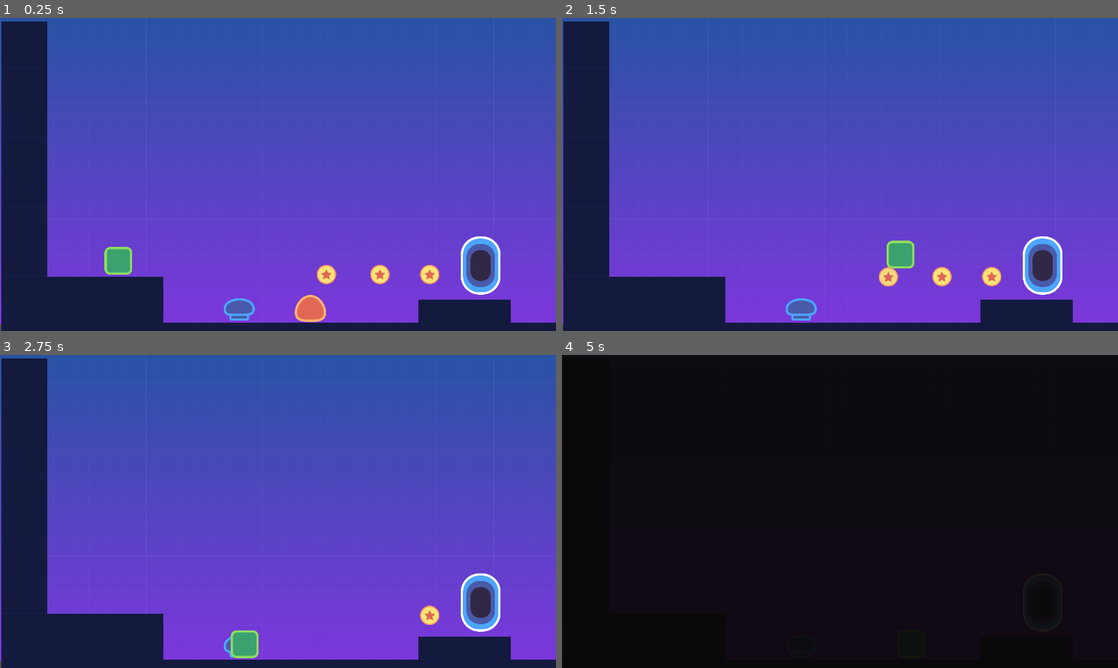
Above: before the commit, frames 1-4 (two rows, left to right).
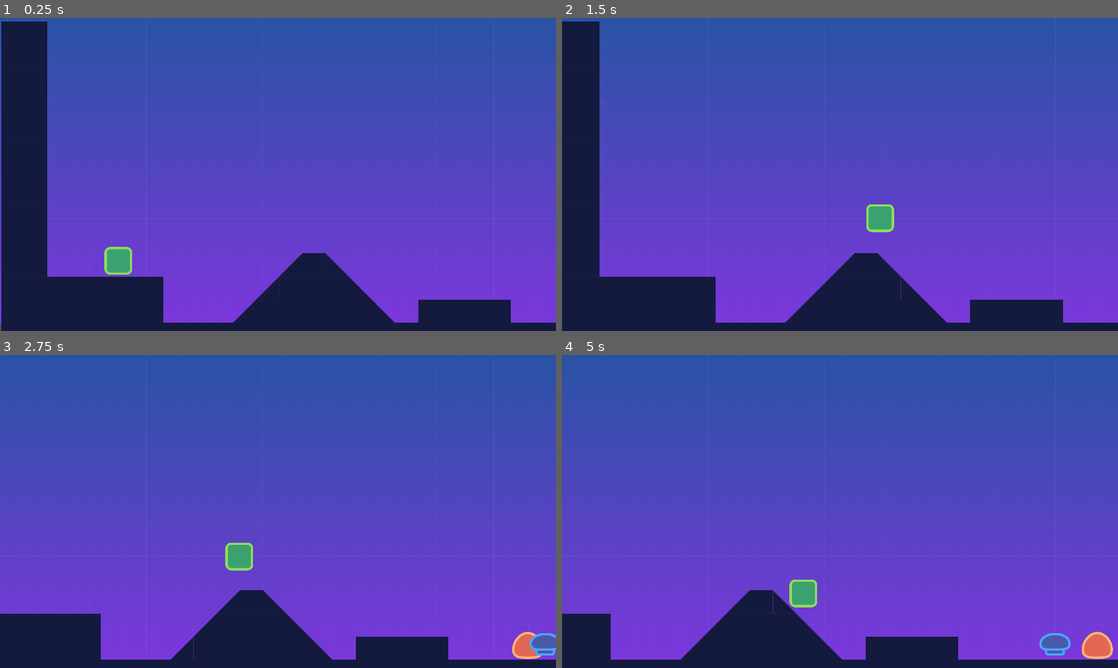
Above: after the commit, the same moments.

Repository: mustafa-mahmud/Platform
Game: Godot game, scene res://src/Level/LevelTemplate.tscn
Two runs of this game, one before a commit and one after it. Both use one fixed random seed, a clock stepped at 60 frames per second and the inputs below. This scene is started directly instead of the project's main scene.
Inputs:
- Up to frame 1 (0.25 s): no input
- Up to frame 2 (1.5 s): hold D (move_right) from 0.53 s (still down); tap W (jump) at 0.77 s
- Up to frame 3 (2.75 s): tap W (jump) at 1.52 s; release D (move_right) at 2.03 s; hold Left (move_left) from 2.03 s (still down)
- Up to frame 4 (5 s): release Left (move_left) at 2.78 s; hold D (move_right) 2.78-4.28 s; tap W (jump) at 3.02, 3.77, 4.52 s; hold Left (move_left) from 4.28 s (still down)

The runs differ from the first frame. In frame 1, 5.5% of the frame differs, in the area x 40-90%, y 69-98%; in frame 2, 8.4%; in frame 3, 16%; in frame 4, 100%, in the area x 0-100%, y 0-100%.

Commit message:
09.bonus-slope-tileset-in-inkscape.mp4

Diff:
--- a/assets/tileset.tres
+++ b/assets/tileset.tres
@@ -7,6 +7,18 @@
 
 [sub_resource type="ConvexPolygonShape2D" id=2]
 points = PoolVector2Array( 0, 0, 80, 0, 80, 80, 0, 80 )
+
+[sub_resource type="ConvexPolygonShape2D" id=3]
+points = PoolVector2Array( 0, 80, 0, 80, 80, 0, 80, 80 )
+
+[sub_resource type="ConvexPolygonShape2D" id=4]
+points = PoolVector2Array( 0, 80, 0, 80, 80, 0, 80, 80 )
+
+[sub_resource type="ConvexPolygonShape2D" id=5]
+points = PoolVector2Array( 0, 80, 80, 40, 80, 80 )
+
+[sub_resource type="ConvexPolygonShape2D" id=6]
+points = PoolVector2Array( 0, 40, 0, 40, 80, 0, 80, 80, 0, 80 )
 
 [resource]
 0/name = "tileset.png 0"
@@ -51,3 +63,114 @@
 "shape_transform": Transform2D( 1, 0, 0, 1, 0, 0 )
 } ]
 1/z_index = 0
+2/name = "tileset.png 2"
+2/texture = ExtResource( 1 )
+2/tex_offset = Vector2( 0, 0 )
+2/modulate = Color( 1, 1, 1, 1 )
+2/region = Rect2( 0, 80, 80, 80 )
+2/tile_mode = 0
+2/occluder_offset = Vector2( 0, 0 )
+2/navigation_offset = Vector2( 0, 0 )
+2/shape_offset = Vector2( 0, 0 )
+2/shape_transform = Transform2D( 1, 0, 0, 1, 0, 0 )
+2/shape = SubResource( 3 )
+2/shape_one_way = false
+2/shape_one_way_margin = 1.0
+2/shapes = [ {
+"autotile_coord": Vector2( 0, 0 ),
+"one_way": false,
+"one_way_margin": 1.0,
+"shape": SubResource( 3 ),
+"shape_transform": Transform2D( 1, 0, 0, 1, 0, 0 )
+}, {
+"autotile_coord": Vector2( 0, 0 ),
+"one_way": false,
+"one_way_margin": 1.0,
+"shape": SubResource( 4 ),
+"shape_transform": Transform2D( 1, 0, 0, 1, 0, 0 )
+} ]
+2/z_index = 0
+3/name = "tileset.png 3"
+3/texture = ExtResource( 1 )
+3/tex_offset = Vector2( 0, 0 )
+3/modulate = Color( 1, 1, 1, 1 )
+3/region = Rect2( 0, 160, 80, 80 )
+3/tile_mode = 0
+3/occluder_offset = Vector2( 0, 0 )
+3/navigation_offset = Vector2( 0, 0 )
+3/shape_offset = Vector2( 0, 0 )
+3/shape_transform = Transform2D( 1, 0, 0, 1, 0, 0 )
+3/shape = SubResource( 5 )
+3/shape_one_way = false
+3/shape_one_way_margin = 1.0
+3/shapes = [ {
+"autotile_coord": Vector2( 0, 0 ),
+"one_way": false,
+"one_way_margin": 1.0,
+"shape": SubResource( 5 ),
+"shape_transform": Transform2D( 1, 0, 0, 1, 0, 0 )
+} ]
+3/z_index = 0
+4/name = "tileset.png 4"
+4/texture = ExtResource( 1 )
+4/tex_offset = Vector2( 0, 0 )
+4/modulate = Color( 1, 1, 1, 1 )
+4/region = Rect2( 80, 160, 80, 80 )
+4/tile_mode = 0
+4/occluder_offset = Vector2( 0, 0 )
+4/navigation_offset = Vector2( 0, 0 )
+4/shape_offset = Vector2( 0, 0 )
+4/shape_transform = Transform2D( 1, 0, 0, 1, 0, 0 )
+4/shape = SubResource( 6 )
+4/shape_one_way = false
+4/shape_one_way_margin = 1.0
+4/shapes = [ {
+"autotile_coord": Vector2( 0, 0 ),
+"one_way": false,
+"one_way_margin": 1.0,
+"shape": SubResource( 6 ),
+"shape_transform": Transform2D( 1, 0, 0, 1, 0, 0 )
+} ]
+4/z_index = 0
+5/name = "tileset.png 5"
+5/texture = ExtResource( 1 )
+5/tex_offset = Vector2( 0, 0 )
+5/modulate = Color( 1, 1, 1, 1 )
+5/region = Rect2( 0, 80, 80, 80 )
+5/tile_mode = 0
+5/occluder_offset = Vector2( 0, 0 )
+5/navigation_offset = Vector2( 0, 0 )
+5/shape_offset = Vector2( 0, 0 )
+5/shape_transform = Transform2D( 1, 0, 0, 1, 0, 0 )
+5/shape_one_way = false
+5/shape_one_way_margin = 0.0
+5/shapes = [  ]
+5/z_index = 0
+6/name = "tileset.png 6"
+6/texture = ExtResource( 1 )
+6/tex_offset = Vector2( 0, 0 )
+6/modulate = Color( 1, 1, 1, 1 )
+6/region = Rect2( 0, 160, 80, 80 )
+6/tile_mode = 0
+6/occluder_offset = Vector2( 0, 0 )
+6/navigation_offset = Vector2( 0, 0 )
+6/shape_offset = Vector2( 0, 0 )
+6/shape_transform = Transform2D( 1, 0, 0, 1, 0, 0 )
+6/shape_one_way = false
+6/shape_one_way_margin = 0.0
+6/shapes = [  ]
+6/z_index = 0
+7/name = "tileset.png 7"
+7/texture = ExtResource( 1 )
+7/tex_offset = Vector2( 0, 0 )
+7/modulate = Color( 1, 1, 1, 1 )
+7/region = Rect2( 80, 160, 80, 80 )
+7/tile_mode = 0
+7/occluder_offset = Vector2( 0, 0 )
+7/navigation_offset = Vector2( 0, 0 )
+7/shape_offset = Vector2( 0, 0 )
+7/shape_transform = Transform2D( 1, 0, 0, 1, 0, 0 )
+7/shape_one_way = false
+7/shape_one_way_margin = 0.0
+7/shapes = [  ]
+7/z_index = 0
--- a/src/Level/LevelTemplate.tscn
+++ b/src/Level/LevelTemplate.tscn
@@ -14,6 +14,15 @@
 
 [sub_resource type="ConvexPolygonShape2D" id=3]
 points = PoolVector2Array( 0, 0, 80, 0, 80, 80, 0, 80 )
+
+[sub_resource type="ConvexPolygonShape2D" id=4]
+points = PoolVector2Array( 0, 80, 0, 80, 80, 0, 80, 80 )
+
+[sub_resource type="ConvexPolygonShape2D" id=5]
+points = PoolVector2Array( 0, 80, 0, 80, 80, 40, 80, 80 )
+
+[sub_resource type="ConvexPolygonShape2D" id=6]
+points = PoolVector2Array( 0, 40, 0, 40, 80, 0, 80, 80, 0, 80 )
 
 [sub_resource type="TileSet" id=1]
 0/name = "tileset.png 0"
@@ -43,6 +52,83 @@
 "shape_transform": Transform2D( 1, 0, 0, 1, 0, 0 )
 } ]
 0/z_index = 0
+1/name = "tileset.png 1"
+1/texture = ExtResource( 1 )
+1/tex_offset = Vector2( 0, 0 )
+1/modulate = Color( 1, 1, 1, 1 )
+1/region = Rect2( 80, 0, 80, 80 )
+1/tile_mode = 0
+1/occluder_offset = Vector2( 0, 0 )
+1/navigation_offset = Vector2( 0, 0 )
+1/shape_offset = Vector2( 0, 0 )
+1/shape_transform = Transform2D( 1, 0, 0, 1, 0, 0 )
+1/shape_one_way = false
+1/shape_one_way_margin = 0.0
+1/shapes = [  ]
+1/z_index = 0
+2/name = "tileset.png 2"
+2/texture = ExtResource( 1 )
+2/tex_offset = Vector2( 0, 0 )
+2/modulate = Color( 1, 1, 1, 1 )
+2/region = Rect2( 0, 80, 80, 80 )
+2/tile_mode = 0
+2/occluder_offset = Vector2( 0, 0 )
+2/navigation_offset = Vector2( 0, 0 )
+2/shape_offset = Vector2( 0, 0 )
+2/shape_transform = Transform2D( 1, 0, 0, 1, 0, 0 )
+2/shape = SubResource( 4 )
+2/shape_one_way = false
+2/shape_one_way_margin = 1.0
+2/shapes = [ {
+"autotile_coord": Vector2( 0, 0 ),
+"one_way": false,
+"one_way_margin": 1.0,
+"shape": SubResource( 4 ),
+"shape_transform": Transform2D( 1, 0, 0, 1, 0, 0 )
+} ]
+2/z_index = 0
+3/name = "tileset.png 3"
+3/texture = ExtResource( 1 )
+3/tex_offset = Vector2( 0, 0 )
+3/modulate = Color( 1, 1, 1, 1 )
+3/region = Rect2( 0, 160, 80, 80 )
+3/tile_mode = 0
+3/occluder_offset = Vector2( 0, 0 )
+3/navigation_offset = Vector2( 0, 0 )
+3/shape_offset = Vector2( 0, 0 )
+3/shape_transform = Transform2D( 1, 0, 0, 1, 0, 0 )
+3/shape = SubResource( 5 )
+3/shape_one_way = false
+3/shape_one_way_margin = 1.0
+3/shapes = [ {
+"autotile_coord": Vector2( 0, 0 ),
+"one_way": false,
+"one_way_margin": 1.0,
+"shape": SubResource( 5 ),
+"shape_transform": Transform2D( 1, 0, 0, 1, 0, 0 )
+} ]
+3/z_index = 0
+4/name = "tileset.png 4"
+4/texture = ExtResource( 1 )
+4/tex_offset = Vector2( 0, 0 )
+4/modulate = Color( 1, 1, 1, 1 )
+4/region = Rect2( 80, 160, 80, 80 )
+4/tile_mode = 0
+4/occluder_offset = Vector2( 0, 0 )
+4/navigation_offset = Vector2( 0, 0 )
+4/shape_offset = Vector2( 0, 0 )
+4/shape_transform = Transform2D( 1, 0, 0, 1, 0, 0 )
+4/shape = SubResource( 6 )
+4/shape_one_way = false
+4/shape_one_way_margin = 1.0
+4/shapes = [ {
+"autotile_coord": Vector2( 0, 0 ),
+"one_way": false,
+"one_way_margin": 1.0,
+"shape": SubResource( 6 ),
+"shape_transform": Transform2D( 1, 0, 0, 1, 0, 0 )
+} ]
+4/z_index = 0
 
 [node name="LevelTemplate" type="Node2D"]
 position = Vector2( 4, 12 )
@@ -69,10 +155,10 @@
 collision_layer = 8
 collision_mask = 0
 format = 1
-tile_data = PoolIntArray( 0, 0, 0, 1, 0, 0, 45, 0, 0, 46, 0, …(495 unchanged characters)… 0, 0, 0, 655360, 0, 0, 655361, 0, 0, 655405, 0, 0, 655406, 0, 0, 720896, 0, 0, 720897, 0, 0, 720898, 0, 0, 720899, 0, 0, 720900, 0, 0, 720901, 0, 0, 720902, 0, 0, 720936, 0, 0, 720937, 0, 0, 720938, 0, 0, 720939, 0, 0, 720940, 0, 0, 720941, 0, 0, 720942, 0, 0, 786432, 0, 0, 786433, 0, 0, 786434, 0, 0, 786435, 0, 0, 786436, 0, 0, 786437, 0, 0, 786438, 0, 0, 786450, 0, 0, 786451, 0, 0, 786452, …(2093 unchanged characters)…
+tile_data = PoolIntArray( 0, 0, 0, 1, 0, 0, 45, 0, 0, 46, 0, …(495 unchanged characters)… 0, 0, 0, 655360, 0, 0, 655361, 0, 0, 655372, 2, 0, 655373, 1, 0, 655374, 536870914, 0, 655405, 0, 0, 655406, 0, 0, 720896, 0, 0, 720897, 0, 0, 720898, 0, 0, 720899, 0, 0, 720900, 0, 0, 720901, 0, 0, 720902, 0, 0, 720907, 2, 0, 720908, 1, 0, 720909, 1, 0, 720910, 536870913, 0, 720911, 536870914, 0, 720936, 0, 0, 720937, 0, 0, 720938, 0, 0, 720939, 0, 0, 720940, 0, 0, 720941, 0, 0, 720942, 0, 0, 786432, 0, 0, 786433, 0, 0, 786434, 0, 0, 786435, 0, 0, 786436, 0, 0, 786437, 0, 0, 786438, 0, 0, 786442, 2, 0, 786443, 1, 0, 786444, 1, 0, 786445, 1, 0, 786446, 536870913, 0, 786447, 536870913, 0, 786448, 536870914, 0, 786450, 0, 0, 786451, 0, 0, 786452, …(2093 unchanged characters)…
 
 [node name="Enemy" parent="." instance=ExtResource( 3 )]
-position = Vector2( 1138, 1016 )
+position = Vector2( 2658, 720 )
 
 [node name="Enemy2" parent="." instance=ExtResource( 3 )]
 position = Vector2( 2314, 813 )
@@ -81,26 +167,25 @@
 position = Vector2( 2971, 877 )
 
 [node name="Bumper" parent="." instance=ExtResource( 8 )]
-position = Vector2( 822, 1035 )
+position = Vector2( 2094, 1027 )
 
 [node name="Player" parent="." instance=ExtResource( 2 )]
 position = Vector2( 405, 848 )
 
 [node name="Camera2D" parent="Player" index="2"]
-current = false
 limit_right = 3768
 
 [node name="Coin" parent="." instance=ExtResource( 5 )]
-position = Vector2( 1123, 879 )
+position = Vector2( 2459, 935 )
 
 [node name="Coin2" parent="." instance=ExtResource( 5 )]
-position = Vector2( 1308, 879 )
+position = Vector2( 2644, 935 )
 
 [node name="Coin3" parent="." instance=ExtResource( 5 )]
-position = Vector2( 1480, 879 )
+position = Vector2( 2816, 935 )
 
 [node name="Portal2D" parent="." instance=ExtResource( 7 )]
-position = Vector2( 1655, 970 )
+position = Vector2( 3467, 850 )
 next_scene = ExtResource( 6 )
 
 [editable path="Player"]
Not shown: 1 places in assets/tileset.tres that only renumber resources
Not shown: 1 places in src/Level/LevelTemplate.tscn that only renumber resources
